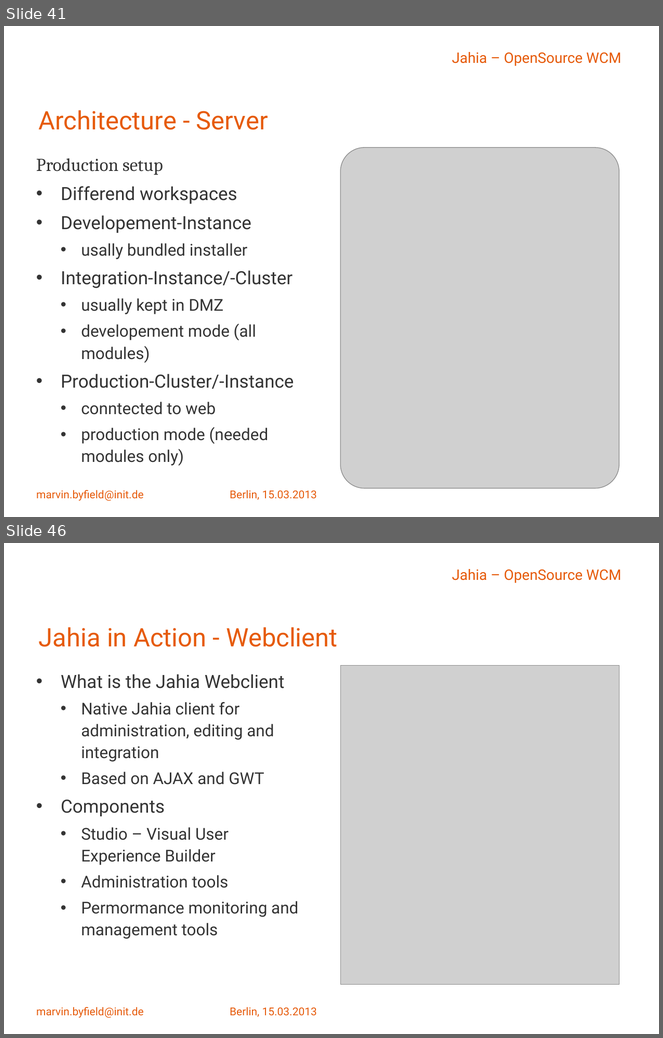
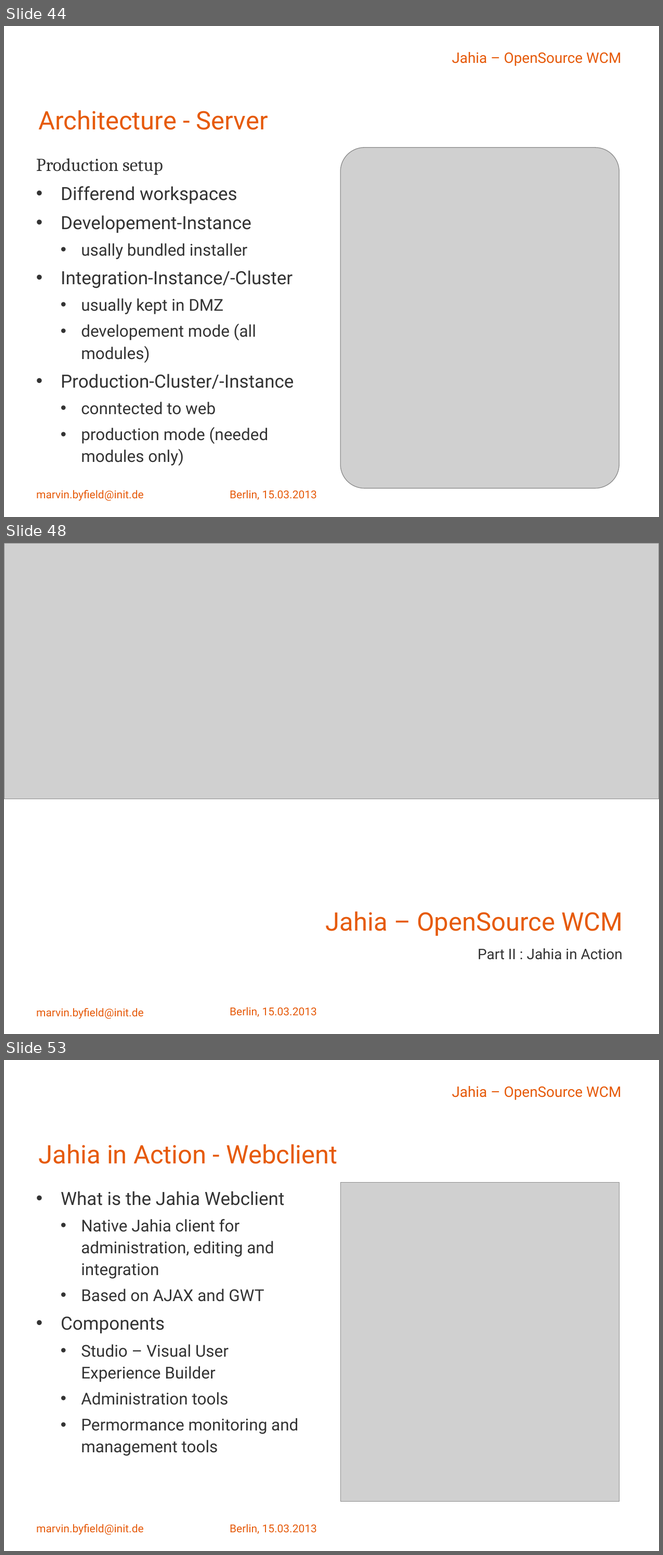
Before and after one commit to Malcolm-X/work, a slide deck: jahia_einführung.pptx. Shown one above the other, each under a label of ours: slides 41 and 46 before the commit, slides 44, 48 and 53 after it; the slides between them are not shown. The pictures are 663x1038 and 663x1555 pixels, drawn with LibreOffice and Linux fonts; fonts in the diff are those of the drawing; grey boxes stand for pictures; background and template pictures are left out. Boxes give left, top, right and bottom in pixels: in the first picture for what was removed or moved away, otherwise in the second. Text is boxed around its words. In the diff, an @@ line names an element or a change of style, - is before the commit and + after.

Commit message:
splitting presentation
Splitted Jahia Presentation in 2 parts

```diff
--- a/jahia_einführung.pptx
+++ b/jahia_einführung.pptx
@@ slide 48 added at (4,543,659,1034), background #FFFFFF @@
@@ picture added at (4,543,659,799) @@
@@ text added at (326,912,623,936), 28 pt, text #E65A0A @@
+Jahia – OpenSource WCM
@@ text added at (478,949,623,960), 16 pt, text #333333 @@
+Part II : Jahia in Action
@@ text added at (36,1008,144,1019), 12 pt, text #E65A0A @@
+marvin.byfield@init.de
@@ text added at (230,1007,317,1017), 12 pt, text #E65A0A @@
+Berlin, 15.03.2013
@@ what was slide 41 is now slide 44 @@
@@ what was slide 46 is now slide 53 @@
```
Also in this commit, not shown: 12 slides changed, 11 other slides added.
